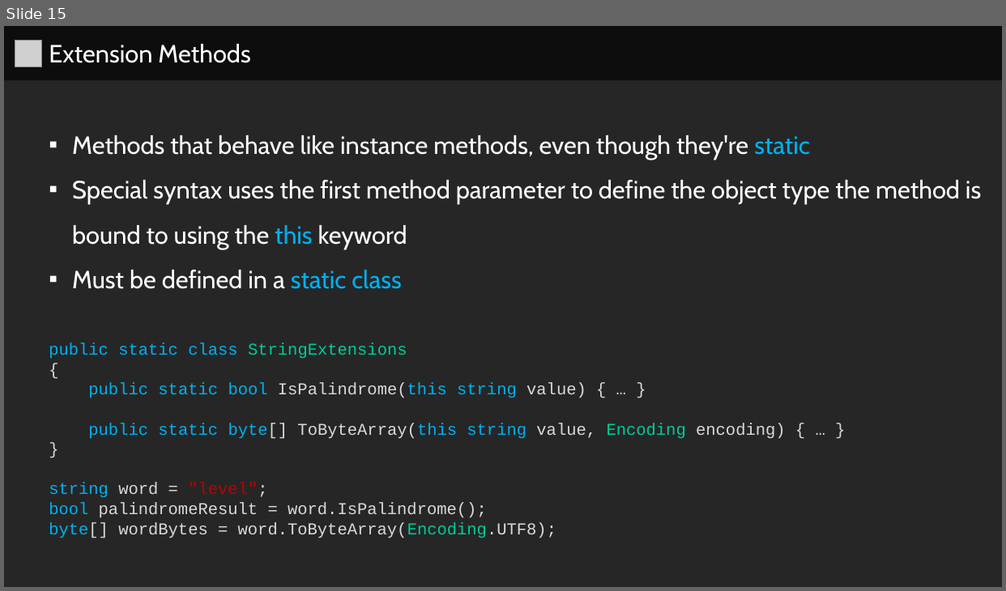
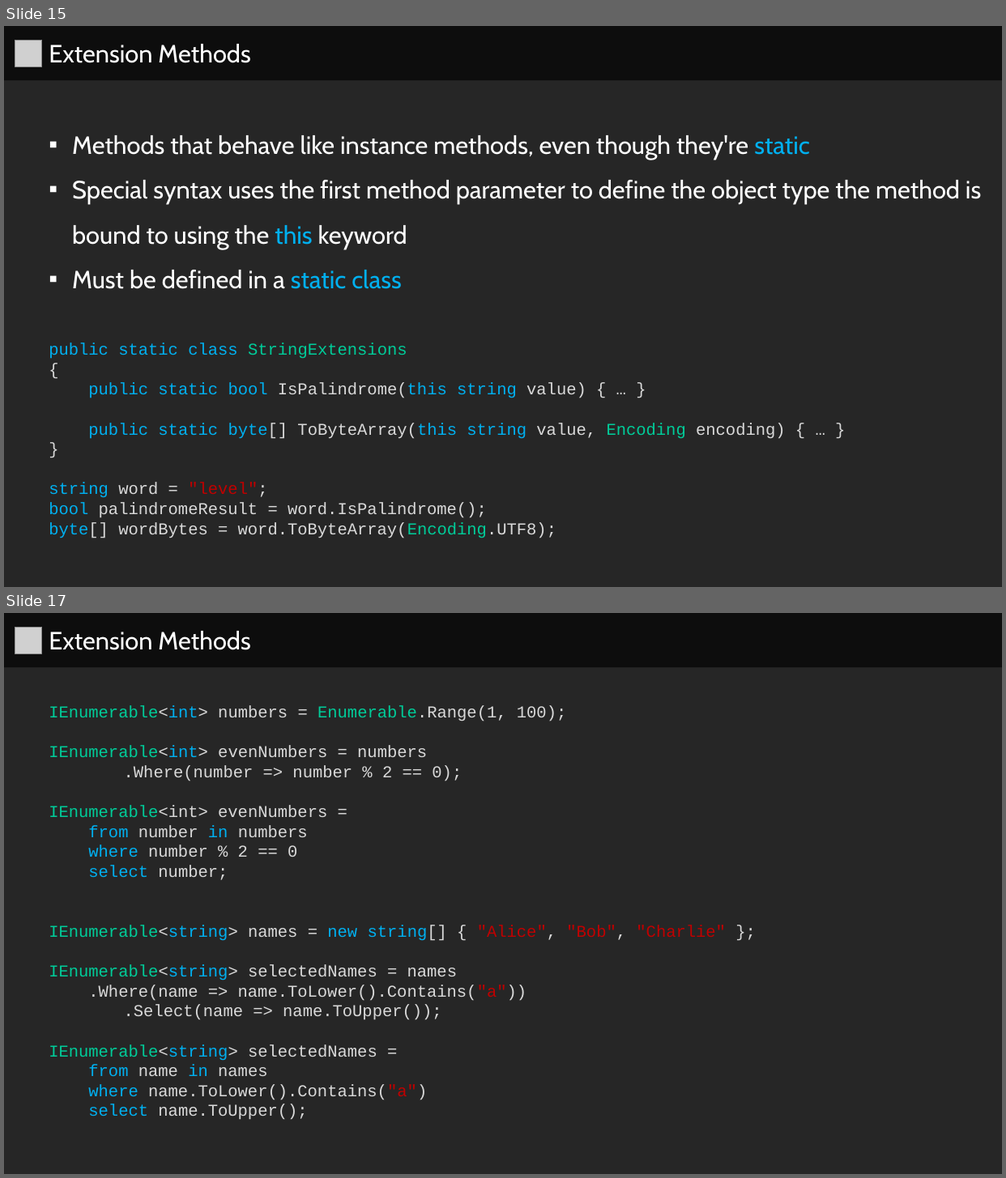
Before and after one commit to series0ne/DotNetFundamentalsWithCSharp, a slide deck: Lesson 6/Lesson 6.pptx. Shown one above the other, each under a label of ours: slide 15 before the commit, slides 15 and 17 after it; the slides between them are not shown. The pictures are 1006x591 and 1006x1178 pixels, drawn with LibreOffice and Linux fonts; fonts in the diff are those of the drawing; grey boxes stand for pictures. Boxes give left, top, right and bottom in pixels: in the first picture for what was removed or moved away, otherwise in the second. Text is boxed around its words. In the diff, an @@ line names an element or a change of style, - is before the commit and + after.

```diff
--- a/Lesson 6/Lesson 6.pptx
+++ b/Lesson 6/Lesson 6.pptx
@@ slide 17 added at [4, 613, 1002, 1174], background #262626 @@
@@ rectangle added at [4, 613, 1002, 667], fill #0D0D0D, 24 pt, text #FFFFFF @@
+  Extension Methods
@@ picture added at [15, 628, 42, 654] @@
@@ rectangle added at [4, 667, 1002, 1174], fill #262626, 16 pt, text #D9D9D9 @@
+  IEnumerable<int> numbers = Enumerable.Range(1, 100);
+  IEnumerable<int> evenNumbers = numbers
+  .Where(number => number % 2 == 0);
+  IEnumerable<int> evenNumbers =
+  from number in numbers
+  where number % 2 == 0
+  select number;
+  IEnumerable<string> names = new string[] { "Alice", "Bob", "Charlie" };
+  IEnumerable<string> selectedNames = names
+  .Where(name => name.ToLower().Contains("a"))
+  .Select(name => name.ToUpper());
+  IEnumerable<string> selectedNames =
+  from name in names
+  where name.ToLower().Contains("a")
+  select name.ToUpper();
```
Also in this commit, not shown: 3 slides changed, 6 other files.
